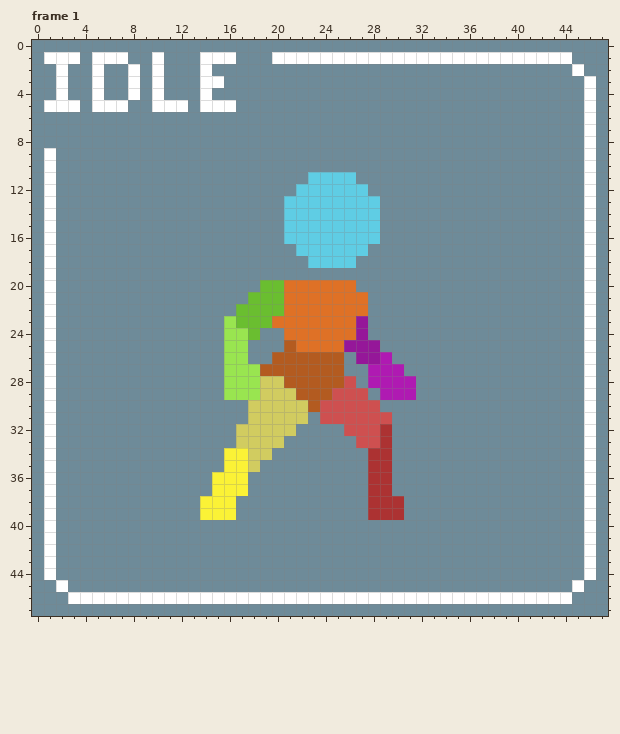
Pixel-art file, stored at assets/characters/2D-Pixel-Art-Character-Template/Idle/Player Idle 48x48.aseprite. Above is the file before it was changed.
48x48 pixels, 10 frames. Shown: frame 1. The commit also changed other frames, which this record leaves out.
Once edited:
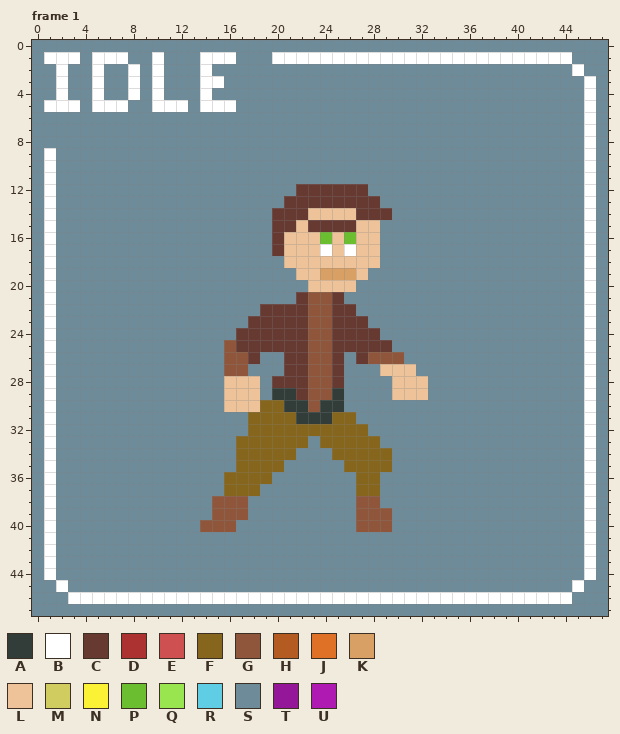
Palette (. is transparent): A #323c39  B #ffffff  C #663931  D #ac3232  E #ce5050  F #85661c  G #8f563b  H #b35b20  J #df7126  K #d9a066  L #eec39a  M #d1cc60  N #fbf236  P #6abe30  Q #99e550  R #5fcde4  S #6e8b99  T #951799  U #af1ab2
The edit:
--- frame 1
@@ x 12..34 @@
 10 SSSSSSSSSSSSSSSSSSSSSSS
-11 SSSSSSSSSSSRRRRSSSSSSSS
-12 SSSSSSSSSSRRRRRRSSSSSSS
-13 SSSSSSSSSRRRRRRRRSSSSSS
-14 SSSSSSSSSRRRRRRRRSSSSSS
-15 SSSSSSSSSRRRRRRRRSSSSSS
-16 SSSSSSSSSRRRRRRRRSSSSSS
-17 SSSSSSSSSSRRRRRRSSSSSSS
-18 SSSSSSSSSSSRRRRSSSSSSSS
-19 SSSSSSSSSSSSSSSSSSSSSSS
-20 SSSSSSSPPJJJJJJSSSSSSSS
-21 SSSSSSPPPJJJJJJJSSSSSSS
-22 SSSSSPPPPJJJJJJJSSSSSSS
-23 SSSSQPPPJJJJJJJTSSSSSSS
-24 SSSSQQPSSJJJJJJTSSSSSSS
-25 SSSSQQSSSHJJJJTTTSSSSSS
-26 SSSSQQSSHHHHHHSTTUSSSSS
-27 SSSSQQQHHHHHHHSSUUUSSSS
-28 SSSSQQQMMHHHHHESUUUUSSS
-29 SSSSQQQMMMHHHEEESUUUSSS
-30 SSSSSSMMMMMHEEEEESSSSSS
-31 SSSSSSMMMMMSEEEEEESSSSS
-32 SSSSSMMMMMSSSSEEEDSSSSS
-33 SSSSSMMMMSSSSSSEEDSSSSS
-34 SSSSNNMMSSSSSSSSDDSSSSS
-35 SSSSNNMSSSSSSSSSDDSSSSS
-36 SSSNNNSSSSSSSSSSDDSSSSS
-37 SSSNNNSSSSSSSSSSDDSSSSS
-38 SSNNNSSSSSSSSSSSDDDSSSS
-39 SSNNNSSSSSSSSSSSDDDSSSS
-40 SSSSSSSSSSSSSSSSSSSSSSS
+11 SSSSSSSSSSSSSSSSSSSSSSS
+12 SSSSSSSSSSCCCCCCSSSSSSS
+13 SSSSSSSSSCCCCCCCCSSSSSS
+14 SSSSSSSSCCCLLLLCCCSSSSS
+15 SSSSSSSSCCLCCCCLLSSSSSS
+16 SSSSSSSSCLLLPLPLLSSSSSS
+17 SSSSSSSSCLLLBLBLLSSSSSS
+18 SSSSSSSSSLLLLLLLLSSSSSS
+19 SSSSSSSSSSLLKKKLSSSSSSS
+20 SSSSSSSSSSSLLLLSSSSSSSS
+21 SSSSSSSSSSCGGCSSSSSSSSS
+22 SSSSSSSCCCCGGCCSSSSSSSS
+23 SSSSSSCCCCCGGCCCSSSSSSS
+24 SSSSSCCCCCCGGCCCCSSSSSS
+25 SSSSGCCCCCCGGCCCCCSSSSS
+26 SSSSGGCSSCCGGCSCGGGSSSS
+27 SSSSGGSSSCCGGCSSSLLLSSS
+28 SSSSLLLSCCCGGCSSSSLLLSS
+29 SSSSLLLSAACGGASSSSLLLSS
+30 SSSSLLLFFAAGAASSSSSSSSS
+31 SSSSSSFFFFAAAFFSSSSSSSS
+32 SSSSSSFFFFFFFFFFSSSSSSS
+33 SSSSSFFFFFFSFFFFFSSSSSS
+34 SSSSSFFFFFSSSFFFFFSSSSS
+35 SSSSSFFFFSSSSSFFFFSSSSS
+36 SSSSFFFFSSSSSSSFFSSSSSS
+37 SSSSFFFSSSSSSSSFFSSSSSS
+38 SSSGGGSSSSSSSSSGGSSSSSS
+39 SSSGGGSSSSSSSSSGGGSSSSS
+40 SSGGGSSSSSSSSSSGGGSSSSS
 41 SSSSSSSSSSSSSSSSSSSSSSS
Pixel boxes of the changes (left, top, right, bottom) in both pictures:
changed: (200, 172, 428, 532)
